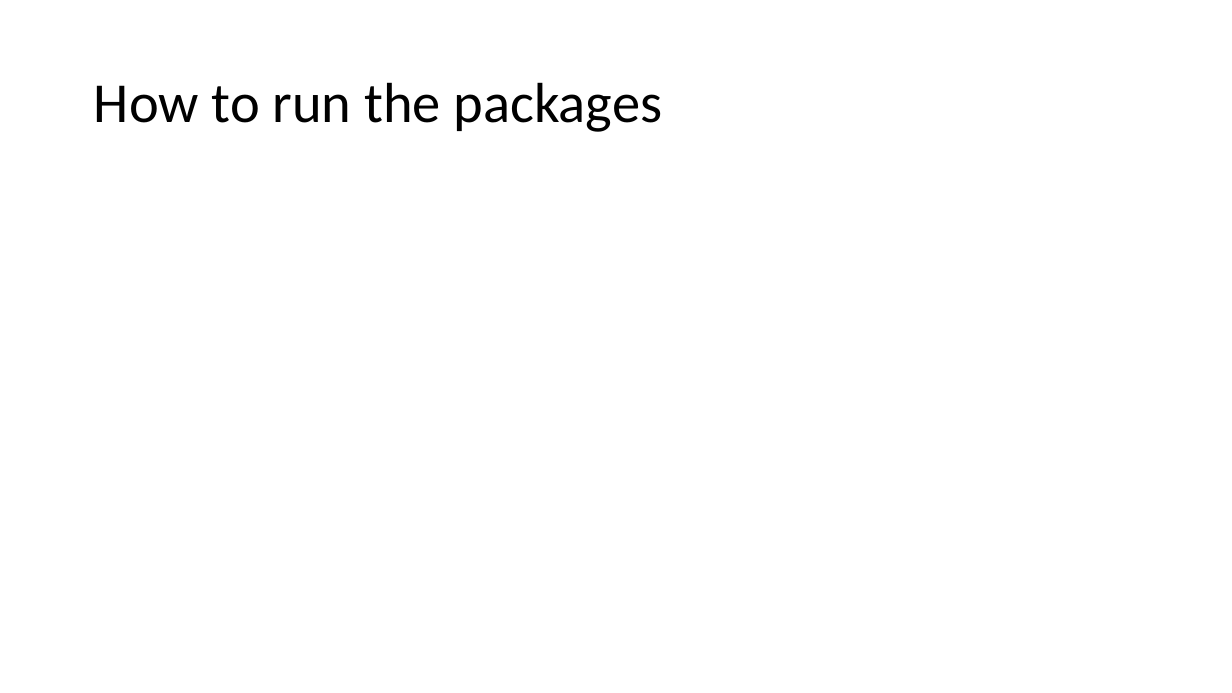
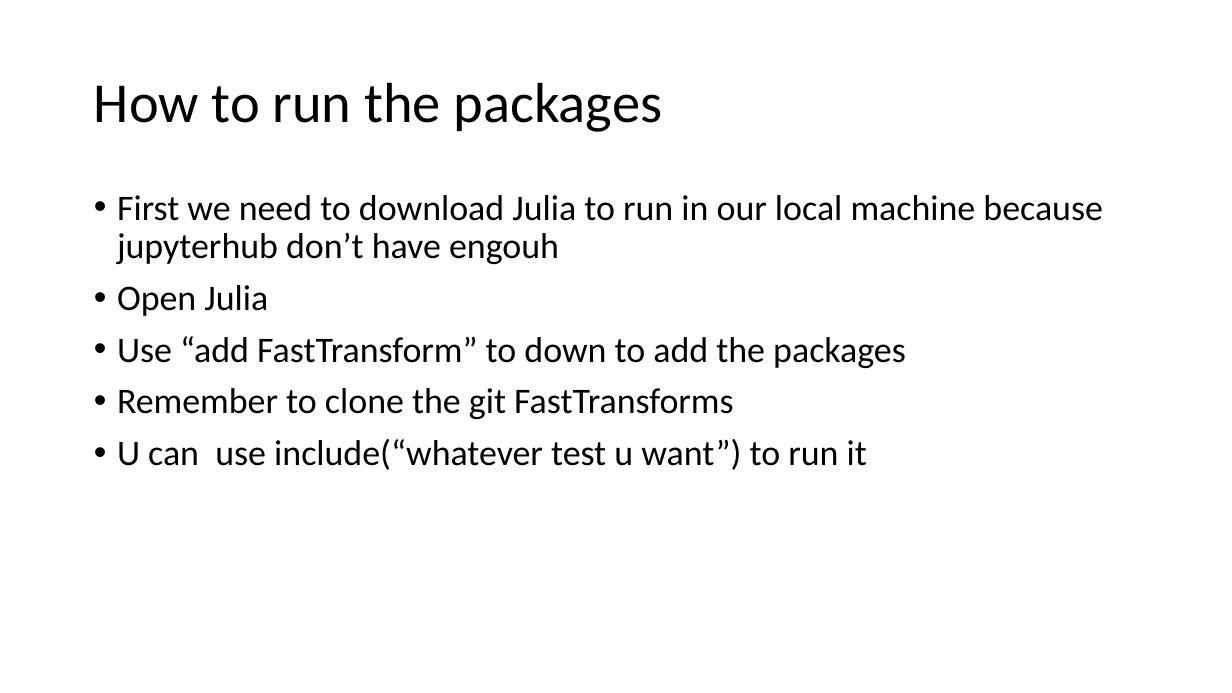
Before and after one commit to cu-numcomp/spring22-project-khoiphan171199, a slide deck: slide 6 of Fast Transform.pptx. Drawn at 1232x693 pixels with LibreOffice and Linux fonts; fonts in the diff are those of the drawing. Boxes give left, top, right and bottom in pixels: in the first picture for what was removed or moved away, otherwise in the second. Text is boxed around its words. In the diff, an @@ line names an element or a change of style, - is before the commit and + after.

```diff
--- a/Fast Transform.pptx
+++ b/Fast Transform.pptx
@@ text added at (x1=117, y1=195, x2=1103, y2=470), 28 pt, text #000000 @@
+• First we need to download Julia to run in our local machine because jupyterhub don’t have engouh
+• Open Julia
+• Use “add FastTransform” to down to add the packages
+• Remember to clone the git FastTransforms
+• U can use include(“whatever test u want”) to run it
```
